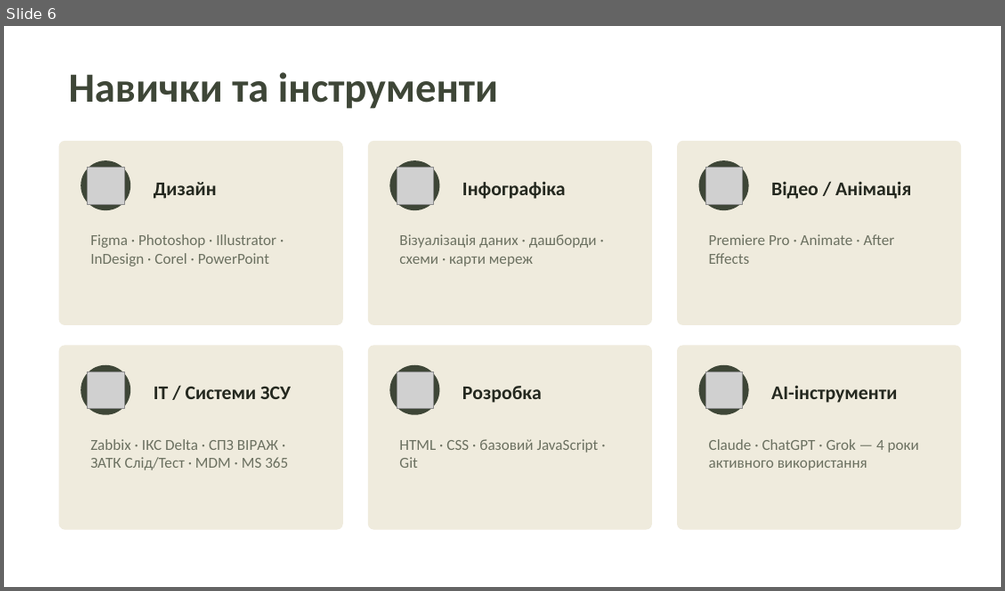
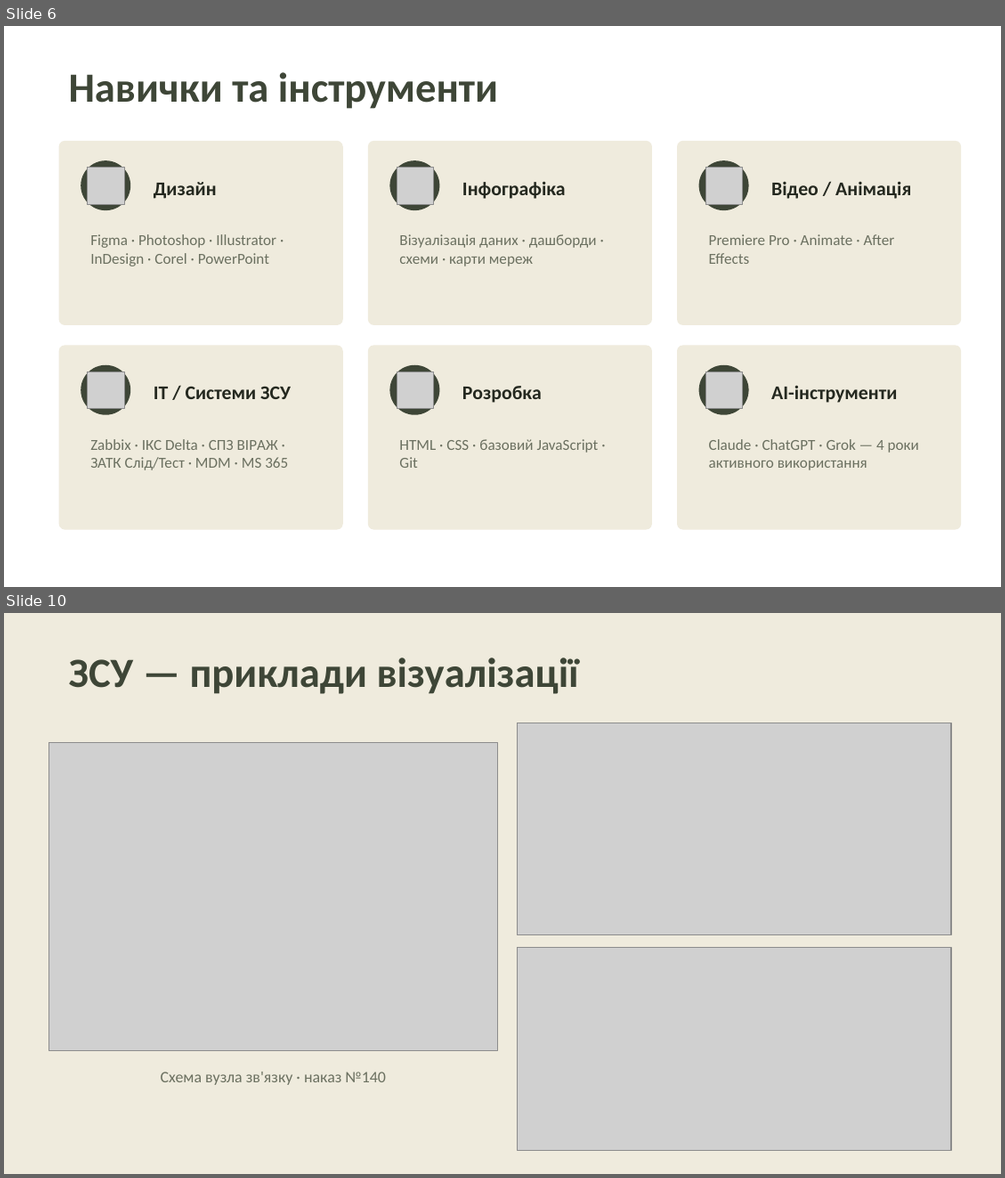
Before and after one commit to RomanKolomiets/cv, a slide deck: Коломієць_Резюме_Презентація.pptx. Shown one above the other, each under a label of ours: slide 6 before the commit, slides 6 and 10 after it; the slides between them are not shown. The pictures are 1005x591 and 1005x1178 pixels, drawn with LibreOffice and Linux fonts; fonts in the diff are those of the drawing; grey boxes stand for pictures. Boxes give left, top, right and bottom in pixels: in the first picture for what was removed or moved away, otherwise in the second. Text is boxed around its words. In the diff, an @@ line names an element or a change of style, - is before the commit and + after.

```diff
--- a/Коломієць_Резюме_Презентація.pptx
+++ b/Коломієць_Резюме_Презентація.pptx
@@ slide 10 added at (4,613,1001,1174), background #EFEBDD @@
@@ text added at (69,657,579,694), 30 pt, text #3E4637, bold @@
+ЗСУ — приклади візуалізації
@@ picture added at (48,743,497,1051) @@
@@ picture added at (518,722,951,935) @@
@@ picture added at (518,947,951,1151) @@
@@ text added at (161,1071,386,1085), 11.5 pt, text #6B7060 @@
+Схема вузла зв'язку · наказ №140
```
Also in this commit, not shown: 6 slides changed, 1 other slide added.
